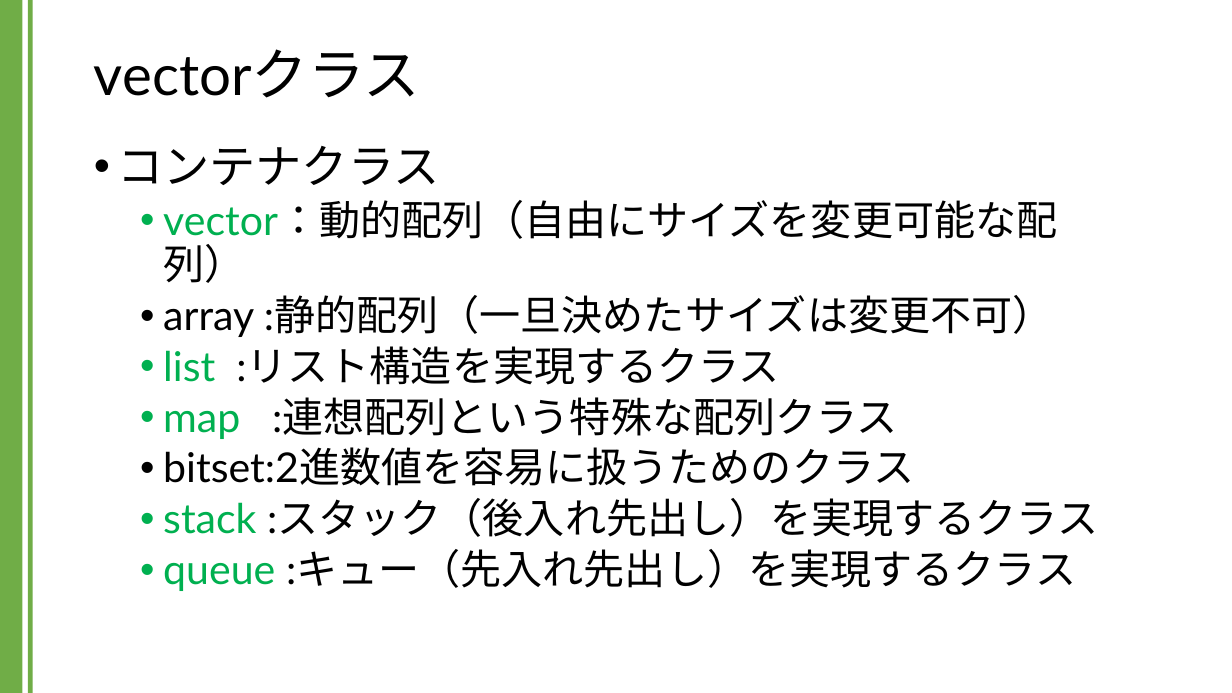
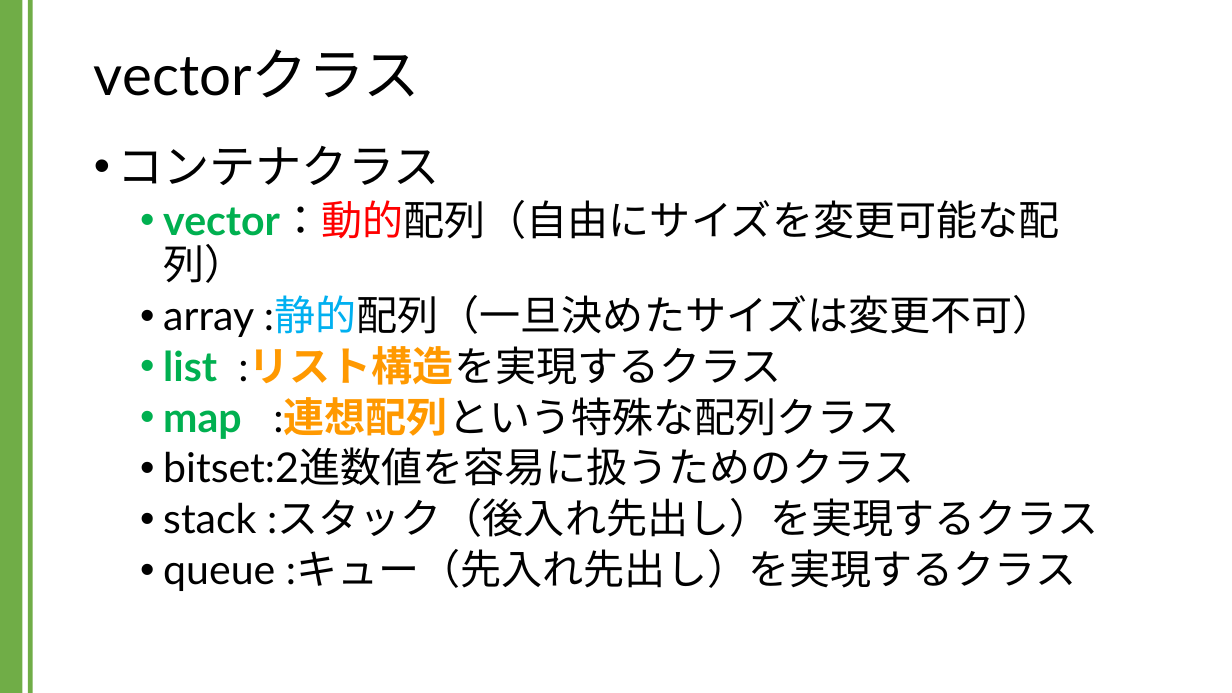
Before and after one commit to kic-murata/cpp2024, a slide deck: slide 2 of 授業資料/講義資料：Vectorクラス.pptx. Drawn at 1232x693 pixels with LibreOffice and Linux fonts; fonts in the diff are those of the drawing. Boxes give left, top, right and bottom in pixels: in the first picture for what was removed or moved away, otherwise in the second. Text is boxed around its words. In the diff, an @@ line names an element or a change of style, - is before the commit and + after.

```diff
--- a/授業資料/講義資料：Vectorクラス.pptx
+++ b/授業資料/講義資料：Vectorクラス.pptx
@@ text at [163, 200, 1098, 591]: text colour #000000 to #FF0000 in "vector：動的配列（自由にサイズを変更可能な配列）"; bold on in "vector：動的配列（自由にサイズを変更可能な配列）", "list :リスト構造を実現するクラス", "map :連想配列という特殊な配列クラス"; text colour #000000 to #00B0F0 in ":静的配列（一旦決めたサイズは変更不可）"; text colour #000000 to #FF9900 in ":リスト構造を実現するクラス", ":連想配列という特殊な配列クラス"; text colour #00B050 to #000000 in "stack", "queue" @@
```
Also in this commit, not shown: 21 other slides changed, 3 slides added, 1 other file.
